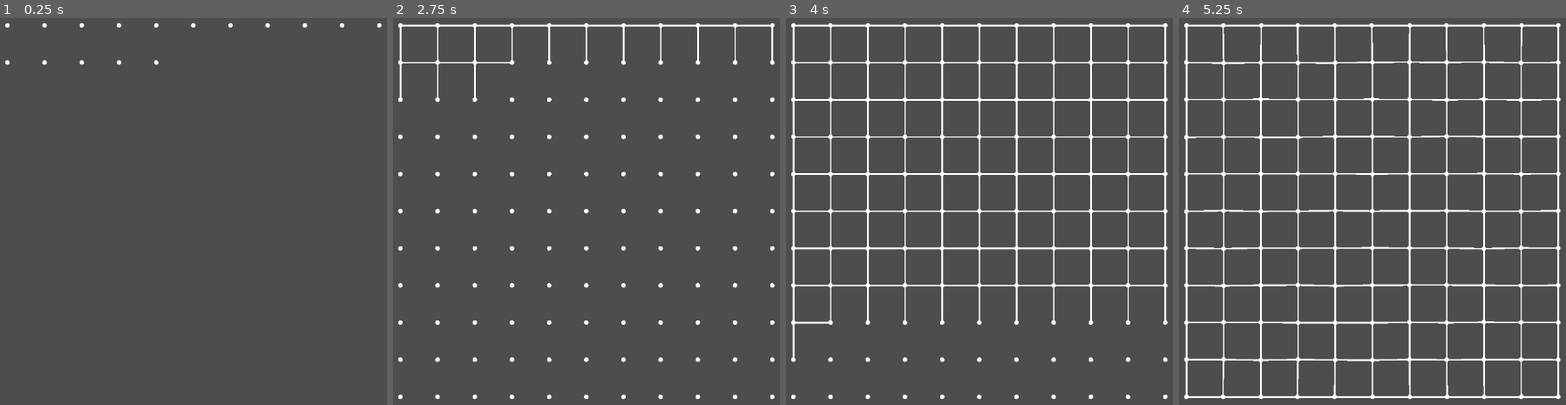
Above: before the commit, frames 1-4 (left to right).
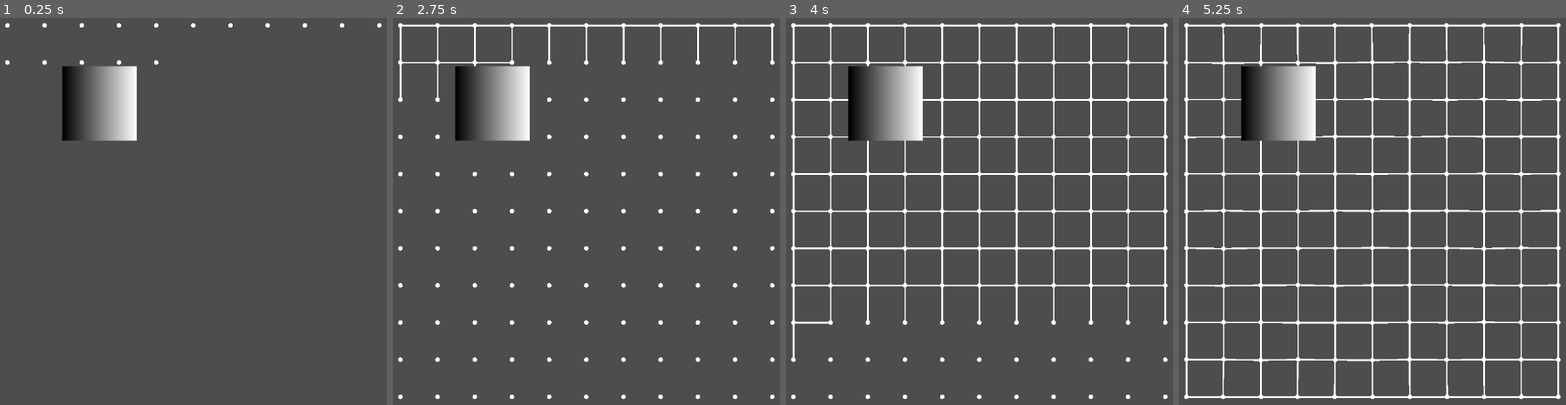
Above: after the commit, the same moments.

Repository: Anthony-Wessel/PuzzlePCG
Game: Godot game, scene res://main.tscn
Two runs of this game, one before a commit and one after it. Both use one fixed random seed, a clock stepped at 60 frames per second and the inputs below.
Inputs:
- Up to frame 1 (0.25 s): no input
- Up to frame 2 (2.75 s): no input
- Up to frame 3 (4 s): no input
- Up to frame 4 (5.25 s): tap Enter at 5 s

The runs differ from the first frame. In frame 1, 3.0% of the frame differs, in the area x 15-36%, y 12-32%; in frame 2, 3.1%; in frame 3, 3.1%; in frame 4, 3.2%.

Commit message:
Rendering puzzle mask to a texture using compute shader

Diff:
--- /dev/null
+++ b/generate_texture.gd
@@ -0,0 +1,94 @@
+class_name GenerateTexture
+extends Sprite2D
+
+static var instance : GenerateTexture
+func _init():
+	instance = self
+
+func generate_mask(triangle_count : int, points : Array[Vector2]):
+	var rd := RenderingServer.create_local_rendering_device()
+
+	var shader_file := load("res://mask_generator.glsl")
+	var shader_spirv : RDShaderSPIRV = shader_file.get_spirv()
+	var shader := rd.shader_create_from_spirv(shader_spirv)
+
+	var fmt := RDTextureFormat.new()
+	fmt.width = 100
+	fmt.height = 100
+	fmt.format = RenderingDevice.DATA_FORMAT_R32G32B32A32_SFLOAT
+	fmt.usage_bits = RenderingDevice.TEXTURE_USAGE_CAN_UPDATE_BIT | RenderingDevice.TEXTURE_USAGE_STORAGE_BIT | RenderingDevice.TEXTURE_USAGE_CAN_COPY_FROM_BIT
+
+	var view := RDTextureView.new()
+
+	var output_image := Image.create(100, 100, false, Image.FORMAT_RGBAF)
+	var output_tex = rd.texture_create(fmt, view, [output_image.get_data()])
+	var output_tex_uniform := RDUniform.new()
+	output_tex_uniform.uniform_type = RenderingDevice.UNIFORM_TYPE_IMAGE
+	output_tex_uniform.binding = 0
+	output_tex_uniform.add_id(output_tex)
+	var uniform_set := rd.uniform_set_create([output_tex_uniform], shader, 0)
+
+	var input_size = PackedInt32Array([triangle_count])
+	var input_size_bytes = input_size.to_byte_array()
+	var size_buffer := rd.storage_buffer_create(input_size_bytes.size(), input_size_bytes)
+	var size_uniform := RDUniform.new()
+	size_uniform.uniform_type = RenderingDevice.UNIFORM_TYPE_STORAGE_BUFFER
+	size_uniform.binding = 1
+	size_uniform.add_id(size_buffer)
+	var size_uniform_set := rd.uniform_set_create([size_uniform], shader, 1)
+
+	var input_triangles := PackedVector2Array(points)
+	var input_triangles_bytes := input_triangles.to_byte_array()
+	var triangles_buffer := rd.storage_buffer_create(input_triangles_bytes.size(), input_triangles_bytes)
+	var triangles_uniform := RDUniform.new()
+	triangles_uniform.uniform_type = RenderingDevice.UNIFORM_TYPE_STORAGE_BUFFER
+	triangles_uniform.binding = 2
+	triangles_uniform.add_id(triangles_buffer)
+	var triangles_uniform_set := rd.uniform_set_create([triangles_uniform], shader, 2)
+
+	var pipeline := rd.compute_pipeline_create(shader)
+	var compute_list := rd.compute_list_begin()
+	rd.compute_list_bind_compute_pipeline(compute_list, pipeline)
+	rd.compute_list_bind_uniform_set(compute_list, uniform_set, 0)
+	rd.compute_list_bind_uniform_set(compute_list, size_uniform_set, 1)
+	rd.compute_list_bind_uniform_set(compute_list, triangles_uniform_set, 2)
+	rd.compute_list_dispatch(compute_list, 100, 100, 1)
+	rd.compute_list_end()
+
+	rd.submit()
+	# await here
+	rd.sync()
+
+	var output_bytes := rd.texture_get_data(output_tex,0)
+	output_image.set_data(100,100,false,Image.FORMAT_RGBAF, output_bytes)
+	texture = ImageTexture.create_from_image(output_image)
+
+
+	"""
+
+	var input := PackedFloat32Array([1,2,3,4,5,6,7,8,9,10])
+	var input_bytes := input.to_byte_array()
+
+	var buffer := rd.storage_buffer_create(input_bytes.size(), input_bytes)
+
+	var uniform := RDUniform.new()
+	uniform.uniform_type = RenderingDevice.UNIFORM_TYPE_STORAGE_BUFFER
+	uniform.binding = 0
+	uniform.add_id(buffer)
+	var uniform_set := rd.uniform_set_create([uniform], shader, 0)
+
+
+
+	var output_bytes := rd.buffer_get_data(buffer)
+	var output = output_bytes.to_float32_array()
+	print("Input: ", input)
+	print("Output: ", output)
+
+	"""
+
+	#var image = Image.create(100, 100, false, Image.FORMAT_R8)
+	#for x in 100:
+	#	for y in 100:
+	#		if x < y:
+	#			image.set_pixel(x,y,Color.ALICE_BLUE)
+	#texture = ImageTexture.create_from_image(image)
--- a/main.gd
+++ b/main.gd
@@ -46,6 +46,31 @@
 	for piece in pieces:
 		triangulated_pieces.append(piece.create_triangulated_piece())
 		piece.node.queue_free()
+
+	var x :TriangulatedPiece = triangulated_pieces[0]
+	var triangle_count = x.triangles.size()
+	var points : Array[Vector2]
+	for triangle in x.triangles:
+		points.append(x.get_point(triangle[0]))
+		points.append(x.get_point(triangle[1]))
+		points.append(x.get_point(triangle[2]))
+
+	print(triangle_count, ", ", points.size())
+
+	var mins = Vector2(1000,1000)
+	var maxs = Vector2(-1000, -1000)
+	for point in points:
+		if point.x < mins.x:
+			mins.x = point.x
+		if point.y < mins.y:
+			mins.y = point.y
+		if point.x > maxs.x:
+			maxs.x = point.x
+		if point.y > maxs.y:
+			maxs.y = point.y
+	print(mins, ", ", maxs)
+
+	GenerateTexture.instance.generate_mask(triangle_count, points)
 
 	#triangulated_pieces.append(pieces[0].create_triangulated_piece())
 	#for i in triangulated_pieces.size():
--- a/main.tscn
+++ b/main.tscn
@@ -1,9 +1,17 @@
-[gd_scene load_steps=5 format=3 uid="uid://djiefmux54unp"]
+[gd_scene load_steps=8 format=3 uid="uid://djiefmux54unp"]
 
 [ext_resource type="Script" path="res://main.gd" id="1_u2nut"]
 [ext_resource type="PackedScene" uid="uid://dl80idphcmvtu" path="res://vertex.tscn" id="2_ovrik"]
 [ext_resource type="PackedScene" uid="uid://qm20ecr5xe00" path="res://edge.tscn" id="3_ackjy"]
 [ext_resource type="Script" path="res://camera_animation.gd" id="4_qgknl"]
+[ext_resource type="Script" path="res://generate_texture.gd" id="5_4xp31"]
+
+[sub_resource type="Gradient" id="Gradient_62h6l"]
+
+[sub_resource type="GradientTexture2D" id="GradientTexture2D_5ga3s"]
+gradient = SubResource("Gradient_62h6l")
+width = 100
+height = 100
 
 [node name="Main" type="Node2D" node_paths=PackedStringArray("holder")]
 script = ExtResource("1_u2nut")
@@ -30,3 +38,8 @@
 script = ExtResource("4_qgknl")
 start_zoom = Vector2(1.23, 1.23)
 end_zoom = Vector2(0.925, 0.925)
+
+[node name="Sprite2D" type="Sprite2D" parent="."]
+position = Vector2(134, 115)
+texture = SubResource("GradientTexture2D_5ga3s")
+script = ExtResource("5_4xp31")
Not shown, added: mask_generator.glsl
Not shown, added: mask_generator.glsl.import
